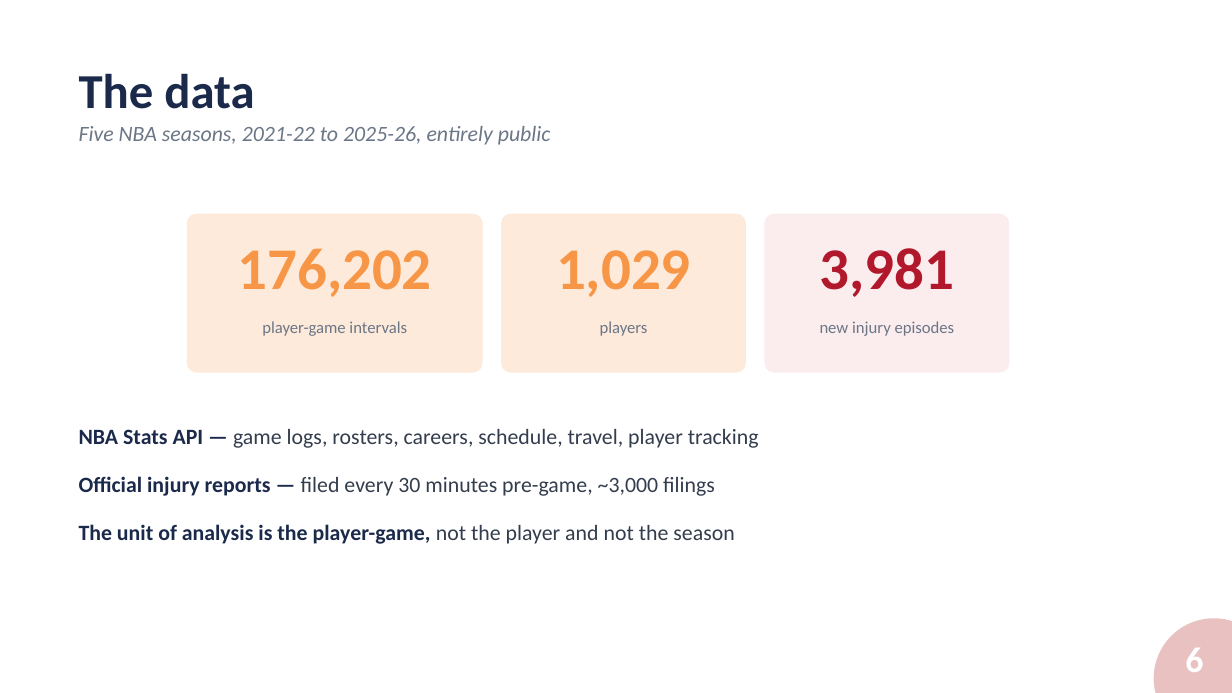
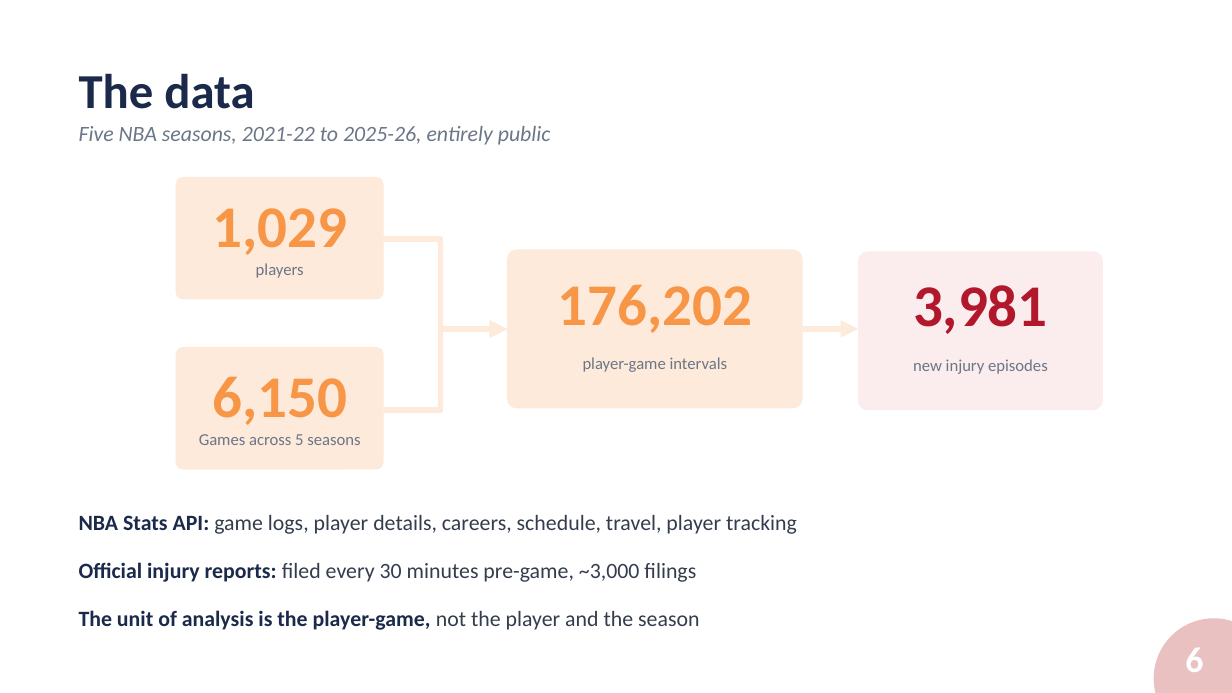
Before and after one commit to alexmartin360/Basketball-Workload-Injury-Risk-Profile, a slide deck: slide 6 of docs/SPB_Presentation_AlexMartin.pptx. Drawn at 1232x693 pixels with LibreOffice and Linux fonts; fonts in the diff are those of the drawing; background and template pictures are left out. Boxes give left, top, right and bottom in pixels: in the first picture for what was removed or moved away, otherwise in the second. Text is boxed around its words. In the diff, an @@ line names an element or a change of style, - is before the commit and + after.

```diff
--- a/docs/SPB_Presentation_AlexMartin.pptx
+++ b/docs/SPB_Presentation_AlexMartin.pptx
@@ rounded rectangle: place and size @@
-rounded rectangle at [501,213,746,372]
+rounded rectangle at [176,177,384,299]
@@ text "1,029": place and size @@
-text "1,029" at [556,250,691,297]
+text "1,029" at [212,208,347,255]
@@ elbow arrow added from (374, 239) to (507, 329), #FDEADA 4.5 pt @@
@@ text "players": place and size @@
-text "players" at [600,321,648,336]
+text "players" at [256,263,304,278]
@@ 2 texts, 1 rounded rectangle: place and size @@
-2 texts, 1 rounded rectangle at [187,213,482,372]
+2 texts, 1 rounded rectangle at [507,250,803,409]
@@ 2 texts, 1 rounded rectangle: place and size @@
-2 texts, 1 rounded rectangle at [764,213,1009,372]
+2 texts, 1 rounded rectangle at [859,251,1104,410]
@@ arrow added from (803, 329) to (859, 329), #FDEADA 4.5 pt @@
@@ rounded rectangle added at [176,347,384,470], fill #FDEADA @@
@@ elbow arrow added from (374, 410) to (507, 330), #FDEADA 4.5 pt @@
@@ text added at [212,376,347,425], 46 pt, text #F79646, bold @@
+6,150
@@ text added at [199,434,360,445], 13 pt, text #6B7686 @@
+Games across 5 seasons
@@ text at [79,515,797,630]: text changed @@
-NBA Stats API — game logs, rosters, careers, schedule, travel, player tracking
-Official injury reports — filed every 30 minutes pre-game, ~3,000 filings
-The unit of analysis is the player-game, not the player and not the season
+NBA Stats API: game logs, player details, careers, schedule, travel, player tracking
+Official injury reports: filed every 30 minutes pre-game, ~3,000 filings
+The unit of analysis is the player-game, not the player and the season
```
Also in this commit, not shown: 18 other slides changed, 1 slide added, 2 slides removed, 1 other file.
